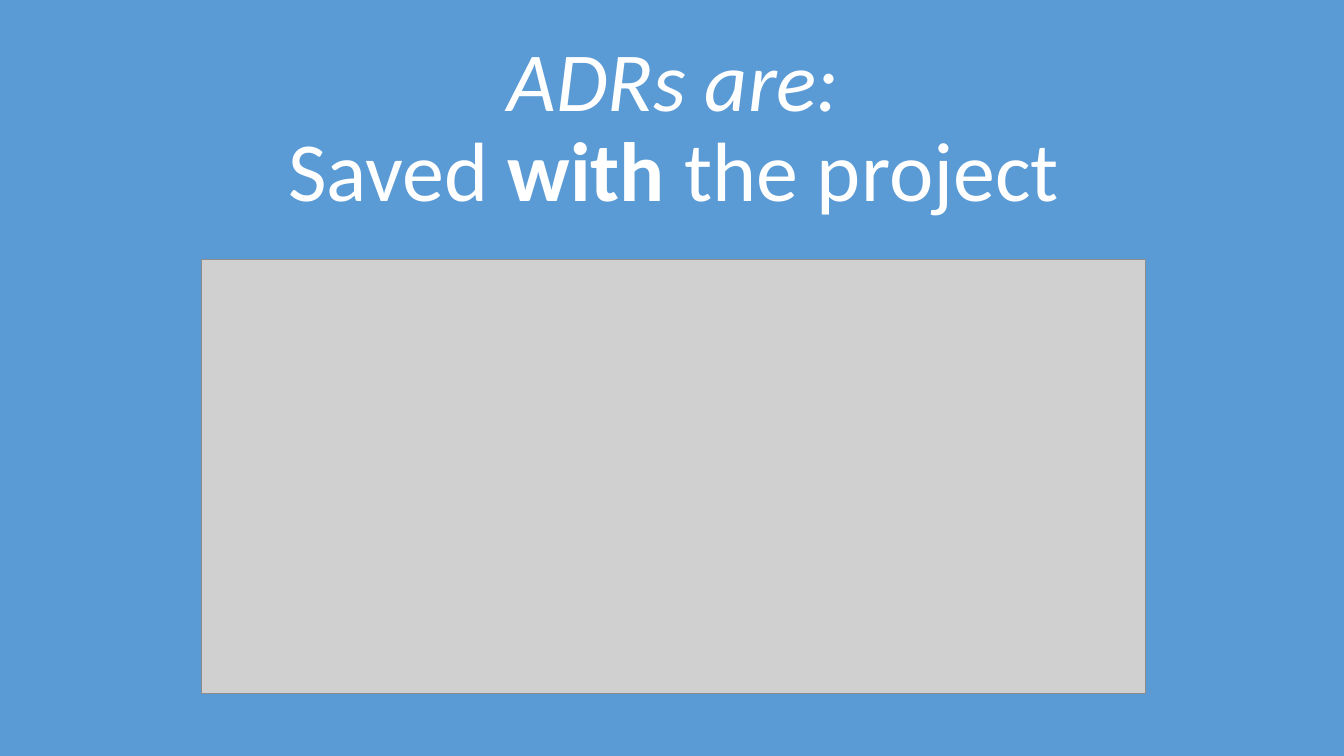
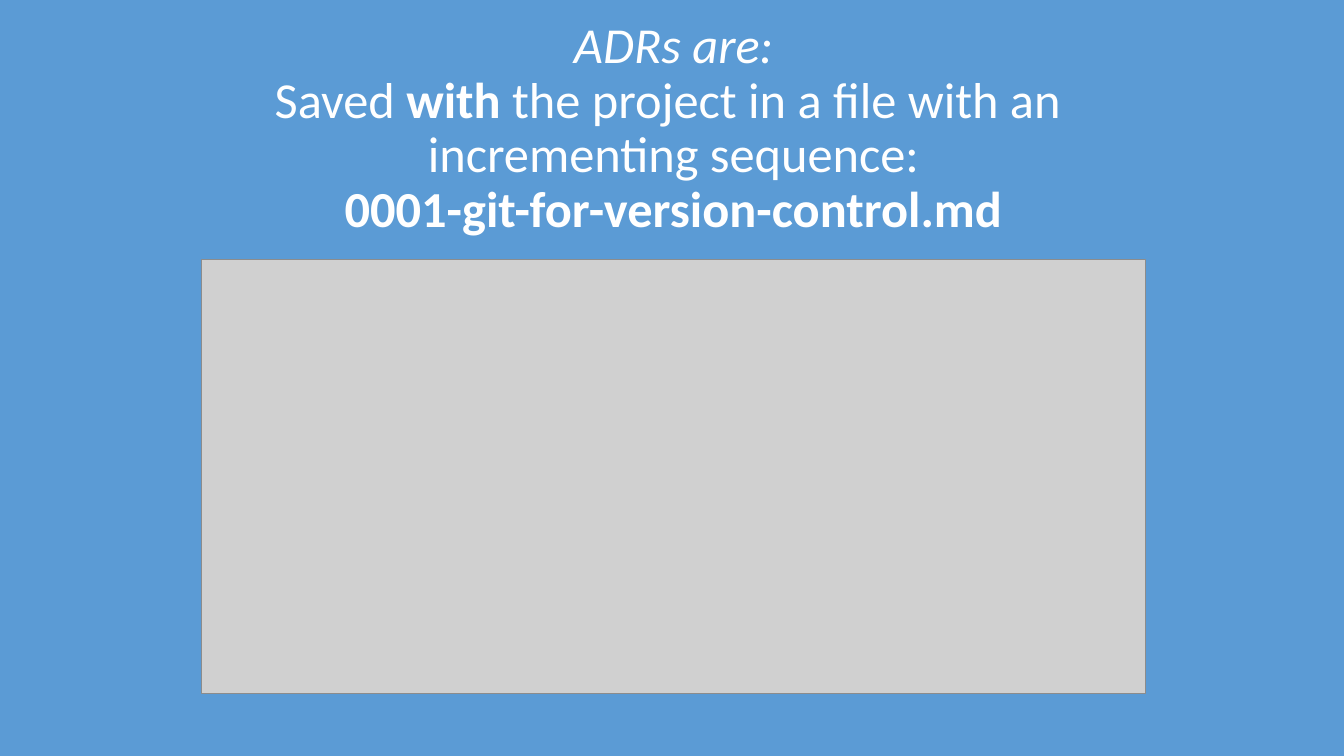
Before and after one commit to davidaayers/adr-talk-ignite, a slide deck: slide 7 of recording-architectural-decisions-ignite.pptx (slide 16 before the commit). Drawn at 1344x756 pixels with LibreOffice and Linux fonts; fonts in the diff are those of the drawing; grey boxes stand for pictures. Boxes give left, top, right and bottom in pixels: in the first picture for what was removed or moved away, otherwise in the second. Text is boxed around its words. In the diff, an @@ line names an element or a change of style, - is before the commit and + after.

```diff
--- a/recording-architectural-decisions-ignite.pptx
+++ b/recording-architectural-decisions-ignite.pptx
@@ title at <box>275,30,1061,236</box>: text changed; size 60 to 36 pt @@
-ADRs are:
-Saved with the project
+ADRs are:
+Saved with the project in a file with an
+incrementing sequence:
+0001-git-for-version-control.md
```
Also in this commit, not shown: 8 other slides changed, 17 slides removed, 2 other files.
